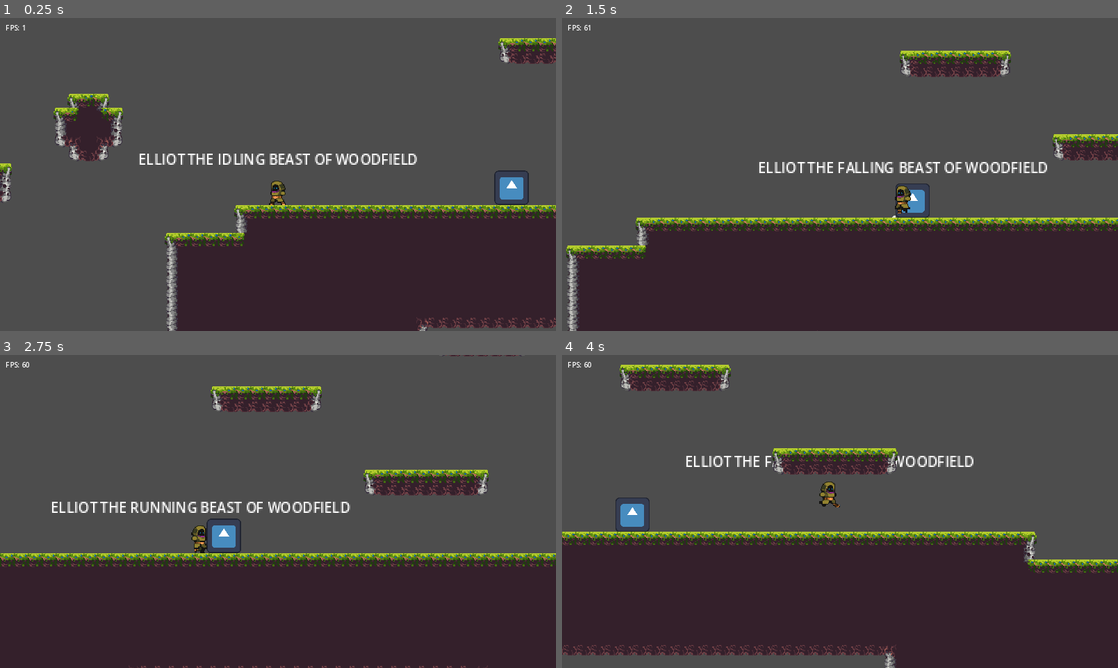
Above: before the commit, frames 1-4 (two rows, left to right).
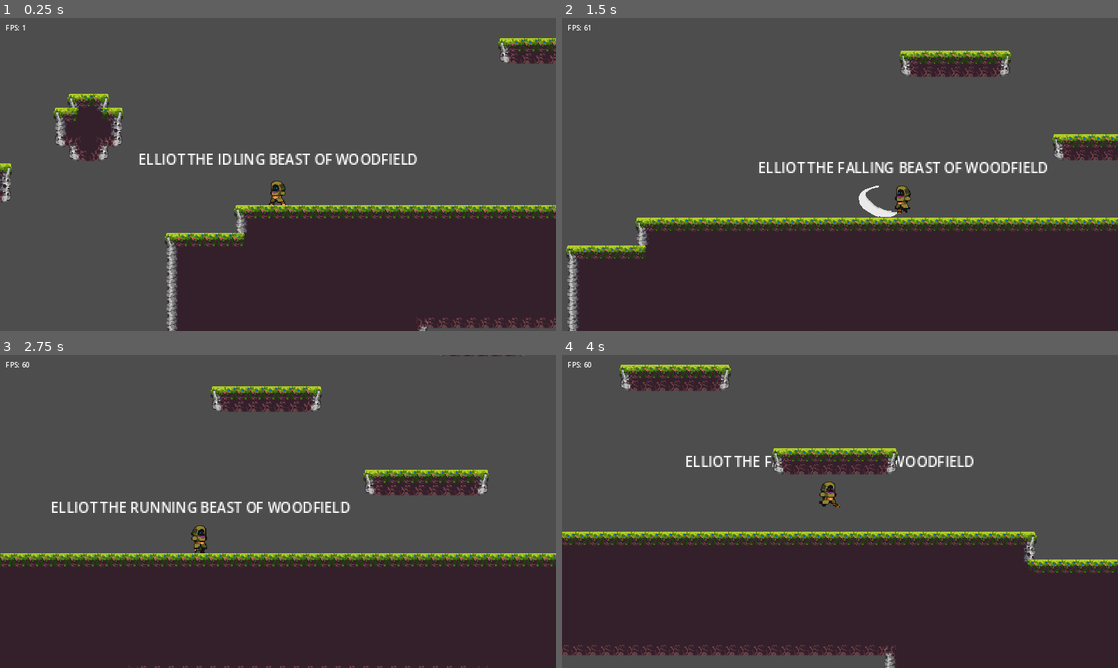
Above: after the commit, the same moments.

Repository: humding3r/BodyBlade
Game: Godot game, scene res://main.tscn
The game is run twice, just before and just after one commit, with the same random seed, the same clock (stepped at 60 frames per second) and the same inputs. The engine's default icon, where the game draws it, is replaced by a stand-in: a white triangle on a blue panel in a dark square.
Inputs (mouse positions are in pixels of both pictures, inside the frame that each line leads up to):
- Up to frame 1 (0.25 s): no input
- Up to frame 2 (1.5 s): tap Enter at 0.5 s; move the mouse to (962, 158) at 0.52 s; press the mouse at (962, 158) at 0.53 s; hold D (move_right) from 0.53 s (still down); tap Space (jump) at 0.77 s; move the mouse to (728, 190) at 1.27 s; release the mouse at (728, 190) at 1.28 s; click (728, 190) at 1.35 s
- Up to frame 3 (2.75 s): tap Space (jump) at 1.52 s; move the mouse to (333, 442) at 2.02 s; release D (move_right) at 2.03 s; press the mouse at (333, 442) at 2.03 s; hold A (move_left) from 2.03 s (still down); right-click (333, 442) at 2.1 s
- Up to frame 4 (4 s): move the mouse to (812, 574) at 2.77 s; release A (move_left) at 2.78 s; release the mouse at (812, 574) at 2.78 s; hold D (move_right) from 2.78 s (still down); click (812, 574) at 2.85 s; tap Space (jump) at 3.02, 3.77 s; move the mouse to (1006, 558) at 3.52 s; press the mouse at (1006, 558) at 3.53 s

The runs differ from the first frame. In frame 1, 0.4% of the frame differs, in the area x 88-96%, y 48-60%; in frame 2, 0.5%, in the area x 53-67%, y 52-64%; in frame 3, 0.4%; in frame 4, 0.4%.

Commit message:
Move dash_trail properties under dash_trail

Diff:
--- a/Mob/mob.tscn
+++ b/Mob/mob.tscn
@@ -1,7 +1,8 @@
-[gd_scene load_steps=4 format=3 uid="uid://b80mbuloakyqf"]
+[gd_scene load_steps=5 format=3 uid="uid://b80mbuloakyqf"]
 
 [ext_resource type="Script" path="res://Mob/mob.gd" id="1_8yyhb"]
 [ext_resource type="Texture2D" uid="uid://xckpk7dfpyie" path="res://icon.svg" id="1_oljex"]
+[ext_resource type="Script" path="res://state_machine.gd" id="3_lftdd"]
 
 [sub_resource type="RectangleShape2D" id="RectangleShape2D_rr06r"]
 size = Vector2(128, 128)
@@ -33,5 +34,8 @@
 [node name="CollisionBody" type="CollisionShape2D" parent="."]
 shape = SubResource("RectangleShape2D_rr06r")
 
+[node name="StateMachine" type="Node" parent="."]
+script = ExtResource("3_lftdd")
+
 [connection signal="ready" from="." to="." method="_on_ready"]
 [connection signal="area_entered" from="Area2D" to="." method="_on_area_2d_area_entered"]
--- a/Player/dash_trail.gd
+++ b/Player/dash_trail.gd
@@ -7,7 +7,7 @@
 
 func _process(_delta):
 	if owner.current_dash_speed != 0:
-		queue.push_front(get_parent().position)
+		queue.push_front(owner.position)
 
 		if queue.size() > max_length:
 			queue.pop_back()
@@ -18,7 +18,7 @@
 			add_point(point)
 	else:
 		if !queue.is_empty():
-			queue.push_front(get_parent().position)
+			queue.push_front(owner.position)
 		clear_points()
 		queue.pop_back()
 		queue.pop_back()
--- a/Player/player.tscn
+++ b/Player/player.tscn
@@ -16,10 +16,6 @@
 [ext_resource type="Script" path="res://Player/State/player_state_dash.gd" id="13_ulqbc"]
 [ext_resource type="Script" path="res://Player/State/player_state.gd" id="14_a77pi"]
 
-[sub_resource type="Curve" id="Curve_7on6r"]
-_data = [Vector2(0, 1), 0.0, 0.0, 0, 0, Vector2(1, 0.747253), 0.0, 0.0, 0, 0]
-point_count = 2
-
 [sub_resource type="AtlasTexture" id="AtlasTexture_f70wj"]
 atlas = ExtResource("1_caaru")
 region = Rect2(0, 0, 64, 32)
@@ -156,11 +152,72 @@
 [sub_resource type="CircleShape2D" id="CircleShape2D_ecqqk"]
 radius = 24.0
 
+[sub_resource type="Curve" id="Curve_7on6r"]
+_data = [Vector2(0, 1), 0.0, 0.0, 0, 0, Vector2(1, 0.747253), 0.0, 0.0, 0, 0]
+point_count = 2
+
 [node name="Player" type="CharacterBody2D"]
 collision_layer = 0
 script = ExtResource("1_tb87e")
 
-[node name="Trail" type="Line2D" parent="."]
+[node name="AnimatedSprite2D" type="AnimatedSprite2D" parent="."]
+sprite_frames = SubResource("SpriteFrames_fa2tf")
+animation = &"run"
+frame_progress = 0.0921761
+
+[node name="CollisionShape2D" type="CollisionShape2D" parent="."]
+position = Vector2(0, 1)
+scale = Vector2(1, 1.6)
+shape = SubResource("RectangleShape2D_03lg4")
+
+[node name="DebugLabel" type="Label" parent="."]
+anchors_preset = 5
+anchor_left = 0.5
+anchor_right = 0.5
+offset_left = -20.0
+offset_top = -48.0
+offset_right = 20.0
+offset_bottom = -25.0
+grow_horizontal = 2
+size_flags_horizontal = 4
+text = "ELLIOT THE YUNG BEAST OF WOODFIELD"
+
+[node name="Sword" parent="." instance=ExtResource("5_me5dy")]
+
+[node name="ThrownSword" parent="." instance=ExtResource("7_qtx2r")]
+show_behind_parent = true
+top_level = true
+
+[node name="Area2D" type="Area2D" parent="."]
+
+[node name="CollisionShape2D" type="CollisionShape2D" parent="Area2D"]
+shape = SubResource("CircleShape2D_ecqqk")
+
+[node name="StateMachine" type="Node" parent="."]
+script = ExtResource("8_x0pge")
+
+[node name="Idle" type="Node" parent="StateMachine"]
+script = ExtResource("9_wkb8b")
+
+[node name="Run" type="Node" parent="StateMachine"]
+script = ExtResource("10_oh8f0")
+
+[node name="Jump" type="Node" parent="StateMachine"]
+script = ExtResource("11_sp6de")
+
+[node name="DoubleJump" type="Node" parent="StateMachine"]
+script = ExtResource("12_desju")
+
+[node name="Fall" type="Node" parent="StateMachine"]
+script = ExtResource("12_4b0lp")
+
+[node name="Dash" type="Node" parent="StateMachine"]
+script = ExtResource("13_ulqbc")
+
+[node name="DashCooldown" type="Timer" parent="StateMachine/Dash"]
+one_shot = true
+
+[node name="Trail" type="Line2D" parent="StateMachine/Dash"]
 show_behind_parent = true
 top_level = true
 z_index = -1
@@ -173,63 +230,6 @@
 antialiased = true
 script = ExtResource("2_hj0hx")
 
-[node name="AnimatedSprite2D" type="AnimatedSprite2D" parent="."]
-sprite_frames = SubResource("SpriteFrames_fa2tf")
-animation = &"run"
-frame_progress = 0.0921761
-
-[node name="CollisionShape2D" type="CollisionShape2D" parent="."]
-position = Vector2(0, 1)
-scale = Vector2(1, 1.6)
-shape = SubResource("RectangleShape2D_03lg4")
-
-[node name="DebugLabel" type="Label" parent="."]
-anchors_preset = 5
-anchor_left = 0.5
-anchor_right = 0.5
-offset_left = -20.0
-offset_top = -48.0
-offset_right = 20.0
-offset_bottom = -25.0
-grow_horizontal = 2
-size_flags_horizontal = 4
-text = "ELLIOT THE YUNG BEAST OF WOODFIELD"
-
-[node name="Sword" parent="." instance=ExtResource("5_me5dy")]
-
-[node name="ThrownSword" parent="." instance=ExtResource("7_qtx2r")]
-show_behind_parent = true
-top_level = true
-
-[node name="DashCooldown" type="Timer" parent="."]
-one_shot = true
-
-[node name="Area2D" type="Area2D" parent="."]
-
-[node name="CollisionShape2D" type="CollisionShape2D" parent="Area2D"]
-shape = SubResource("CircleShape2D_ecqqk")
-
-[node name="StateMachine" type="Node" parent="."]
-script = ExtResource("8_x0pge")
-
-[node name="Idle" type="Node" parent="StateMachine"]
-script = ExtResource("9_wkb8b")
-
-[node name="Run" type="Node" parent="StateMachine"]
-script = ExtResource("10_oh8f0")
-
-[node name="Jump" type="Node" parent="StateMachine"]
-script = ExtResource("11_sp6de")
-
-[node name="DoubleJump" type="Node" parent="StateMachine"]
-script = ExtResource("12_desju")
-
-[node name="Fall" type="Node" parent="StateMachine"]
-script = ExtResource("12_4b0lp")
-
-[node name="Dash" type="Node" parent="StateMachine"]
-script = ExtResource("13_ulqbc")
-
 [node name="Base" type="Node" parent="StateMachine"]
 script = ExtResource("14_a77pi")
 
--- a/Sword/sword.tscn
+++ b/Sword/sword.tscn
@@ -6,10 +6,6 @@
 [sub_resource type="CapsuleShape2D" id="CapsuleShape2D_d733t"]
 radius = 23.9997
 height = 68.2667
-
-[sub_resource type="AtlasTexture" id="AtlasTexture_5fu3o"]
-atlas = ExtResource("2_5y3ic")
-region = Rect2(0, 0, 64, 64)
 
 [sub_resource type="AtlasTexture" id="AtlasTexture_38vhh"]
 atlas = ExtResource("2_5y3ic")
@@ -27,9 +23,6 @@
 animations = [{
 "frames": [{
 "duration": 1.0,
-"texture": SubResource("AtlasTexture_5fu3o")
-}, {
-"duration": 1.0,
 "texture": SubResource("AtlasTexture_38vhh")
 }, {
 "duration": 1.0,
@@ -40,10 +33,11 @@
 }],
 "loop": false,
 "name": &"default",
-"speed": 10.0
+"speed": 12.0
 }]
 
 [node name="Sword" type="Node2D"]
+scale = Vector2(0.8, 0.8)
 script = ExtResource("1_5ctjl")
 
 [node name="DamageZone" type="Area2D" parent="." groups=["Sword"]]
@@ -57,7 +51,7 @@
 [node name="AnimatedSprite2D" type="AnimatedSprite2D" parent="."]
 position = Vector2(32, 0)
 sprite_frames = SubResource("SpriteFrames_unqp6")
-frame = 3
+frame = 2
 frame_progress = 1.0
 
 [connection signal="animation_finished" from="AnimatedSprite2D" to="." method="_on_animated_sprite_2d_animation_finished"]
--- a/Sword/thrown_sword.gd
+++ b/Sword/thrown_sword.gd
@@ -94,7 +94,7 @@
 			times_bounced += 1
 
 func throw(speed : Vector2):
-	print(speed)
+	# print(speed)
 
 	times_bounced = 0
 	sword_body.freeze = true
--- a/Sword/thrown_sword.tscn
+++ b/Sword/thrown_sword.tscn
@@ -93,6 +93,7 @@
 }
 
 [node name="ThrownSword" type="Node2D"]
+scale = Vector2(0.7, 0.7)
 script = ExtResource("1_cdyba")
 
 [node name="SwordBody" type="RigidBody2D" parent="."]
@@ -121,6 +122,7 @@
 shape = SubResource("CircleShape2D_oigd0")
 
 [node name="StuckSprite" type="AnimatedSprite2D" parent="SwordBody"]
+scale = Vector2(1, 1.01937)
 sprite_frames = SubResource("SpriteFrames_hcjj4")
 animation = &"thrown_left"
 offset = Vector2(0, -16)
--- a/main.tscn
+++ b/main.tscn
@@ -1,16 +1,11 @@
-[gd_scene load_steps=6 format=3 uid="uid://5fibum6a66r8"]
+[gd_scene load_steps=5 format=3 uid="uid://5fibum6a66r8"]
 
 [ext_resource type="PackedScene" uid="uid://dqemfay0pwivo" path="res://Player/player.tscn" id="1_etfiw"]
 [ext_resource type="PackedScene" uid="uid://b62i6pv4ac4hv" path="res://world.tscn" id="2_n4qlt"]
-[ext_resource type="PackedScene" uid="uid://b80mbuloakyqf" path="res://Mob/mob.tscn" id="2_vgj7w"]
 [ext_resource type="Script" path="res://camera.gd" id="3_s8lv7"]
 [ext_resource type="PackedScene" uid="uid://tbvf53vhtiya" path="res://gui.tscn" id="5_aoywv"]
 
 [node name="Main" type="Node2D"]
-
-[node name="Mob" parent="." instance=ExtResource("2_vgj7w")]
-position = Vector2(319, -37)
-scale = Vector2(0.309386, 0.309386)
 
 [node name="Player" parent="." instance=ExtResource("1_etfiw")]
 position = Vector2(50, -35)
Not shown: 1 places in Sword/sword.tscn that only renumber resources
